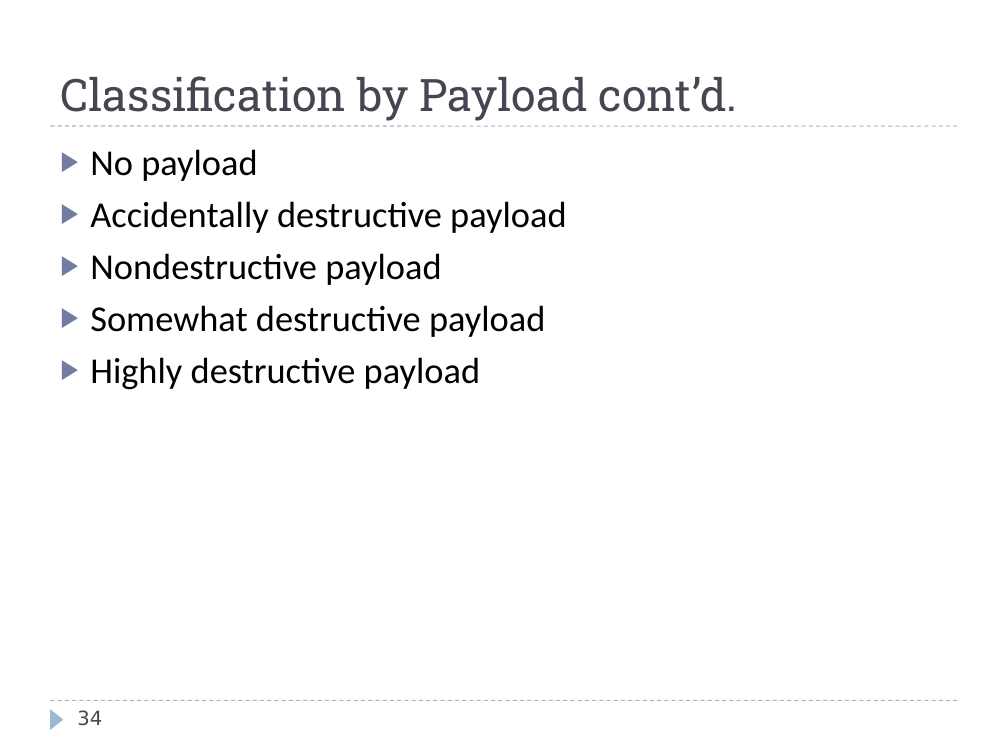
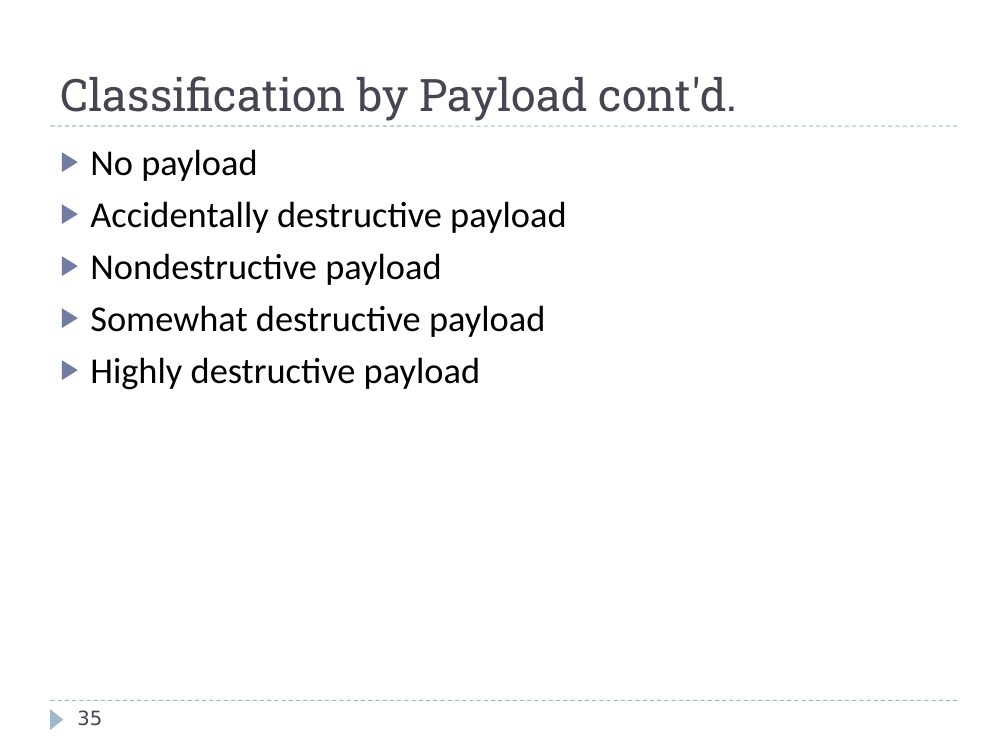
Before and after one commit to harrisonwl/harrisonwl.github.io, a slide deck: slide 35 of assets/courses/malware/spring2017/slides/week02/Terminology.ppt (slide 34 before the commit). Drawn at 1008x756 pixels with LibreOffice and Linux fonts; fonts in the diff are those of the drawing; background and template pictures are left out. Boxes give left, top, right and bottom in pixels: in the first picture for what was removed or moved away, otherwise in the second. Text is boxed around its words. In the diff, an @@ line names an element or a change of style, - is before the commit and + after.

```diff
--- a/assets/courses/malware/spring2017/slides/week02/Terminology.ppt
+++ b/assets/courses/malware/spring2017/slides/week02/Terminology.ppt
@@ title at (60,76,738,121): text changed @@
-Classification by Payload cont’d.
+Classification by Payload cont'd.
@@ page number at (77,710,102,726): text changed @@
-34
+35
```
Also in this commit, not shown: 16 other slides changed, 1 slide added, 12 other files.
